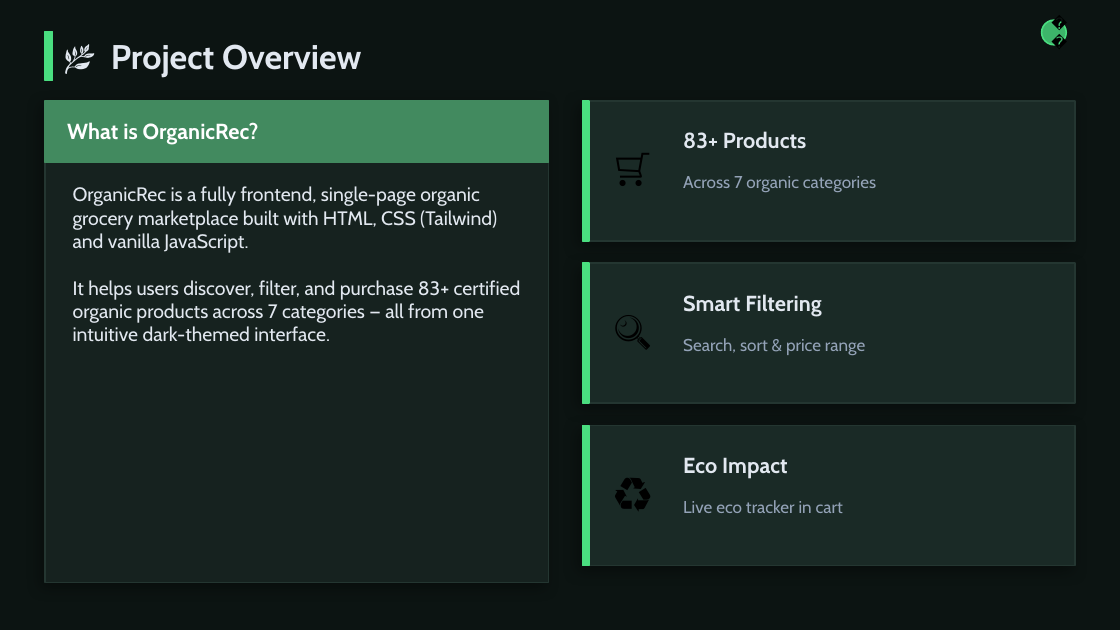
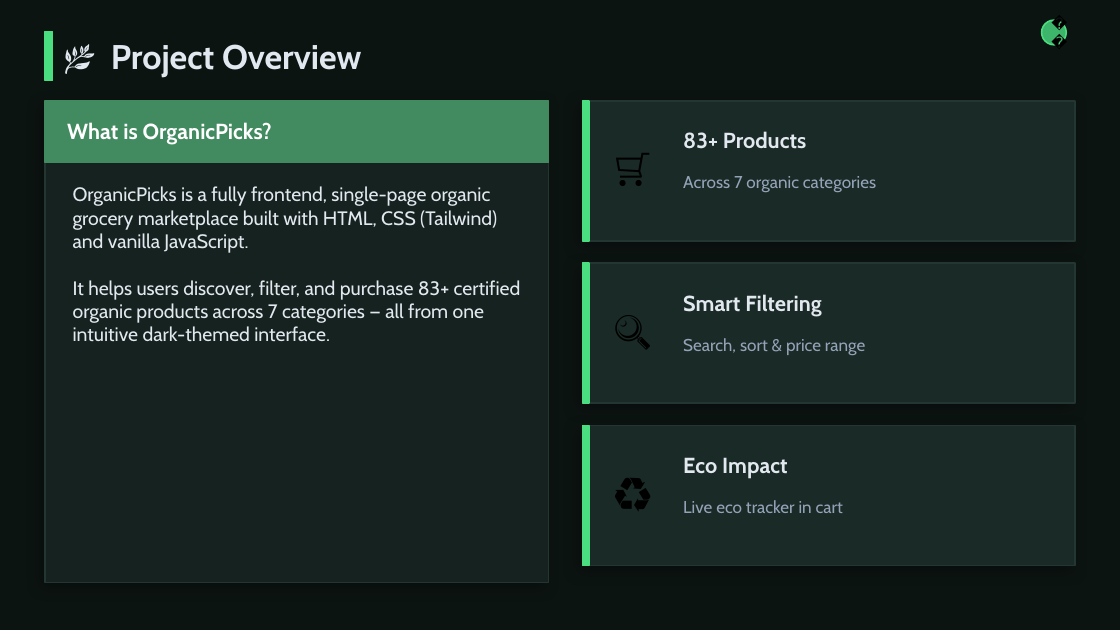
Before and after one commit to saruthra/Aruthra_20231CSE0748_, a slide deck: slide 2 of ARUTHRA-20231CSE0748-ppt.pptx. Drawn at 1120x630 pixels with LibreOffice and Linux fonts; fonts in the diff are those of the drawing. Boxes give left, top, right and bottom in pixels: in the first picture for what was removed or moved away, otherwise in the second. Text is boxed around its words. In the diff, an @@ line names an element or a change of style, - is before the commit and + after.

```diff
--- a/ARUTHRA-20231CSE0748-ppt.pptx
+++ b/ARUTHRA-20231CSE0748-ppt.pptx
@@ text at (x1=67, y1=122, x2=272, y2=145): text changed @@
-What is OrganicRec?
+What is OrganicPicks?
@@ text at (x1=73, y1=186, x2=497, y2=253): text changed @@
-OrganicRec is a fully frontend, single-page organic grocery marketplace built with HTML, CSS (Tailwind) and vanilla JavaScript.
+OrganicPicks is a fully frontend, single-page organic grocery marketplace built with HTML, CSS (Tailwind) and vanilla JavaScript.
```
